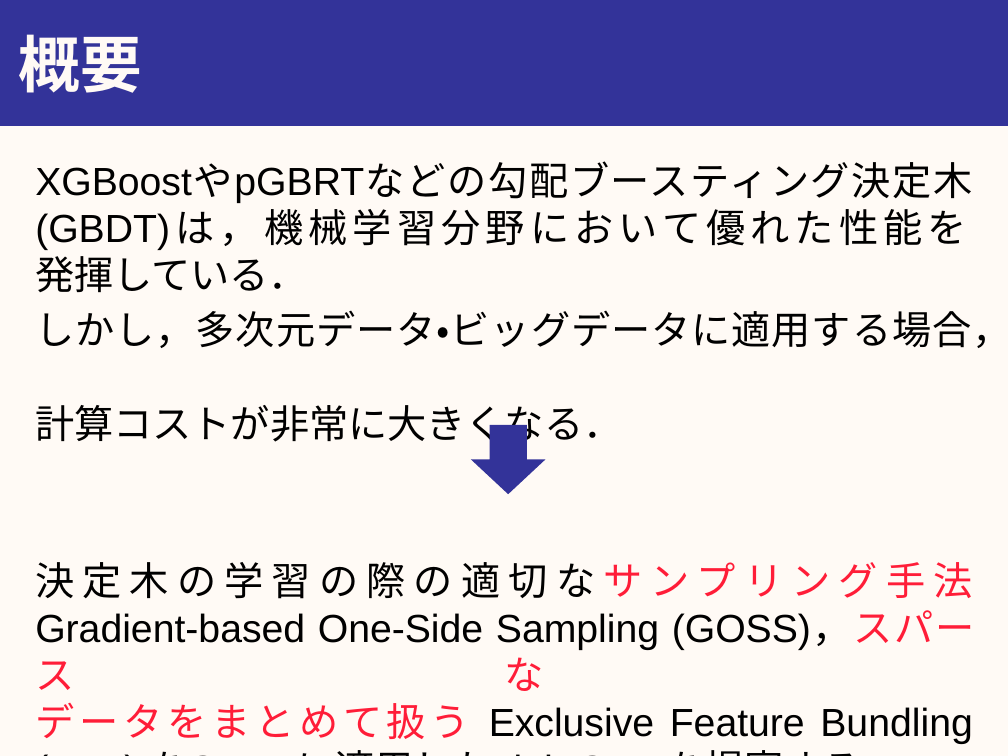
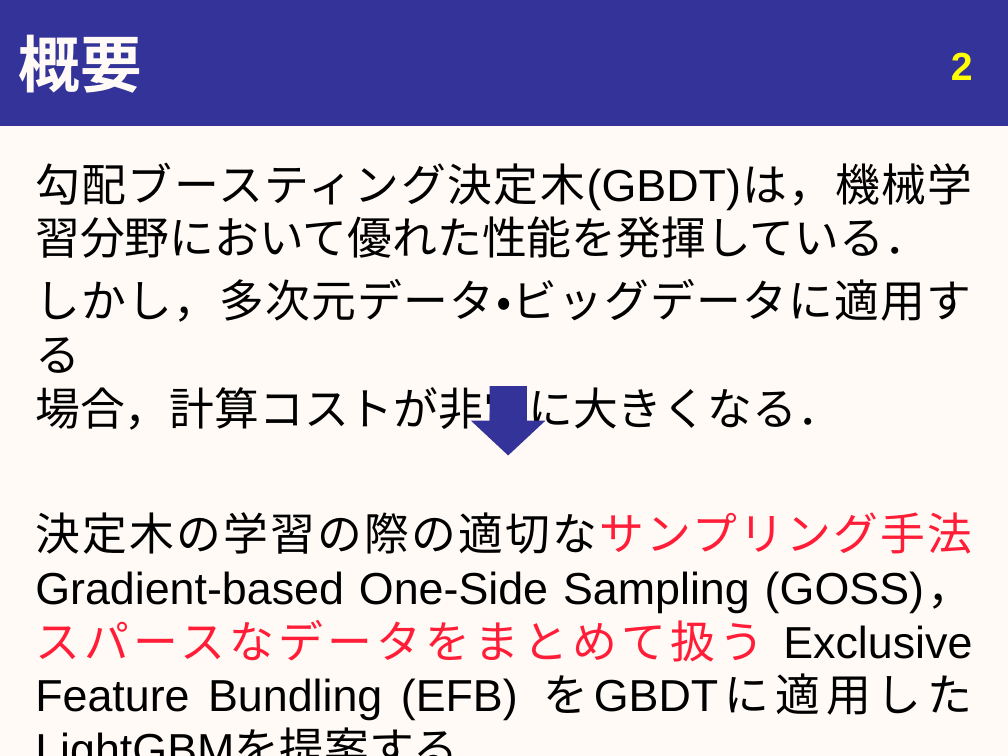
Before and after one commit to youle921/Slide-maintain, a slide deck: slide 2 of slide_0904/20190904_urita_eng.pptx. Drawn at 1008x756 pixels with LibreOffice and Linux fonts; fonts in the diff are those of the drawing. Boxes give left, top, right and bottom in pixels: in the first picture for what was removed or moved away, otherwise in the second. Text is boxed around its words. In the diff, an @@ line names an element or a change of style, - is before the commit and + after.

```diff
--- a/slide_0904/20190904_urita_eng.pptx
+++ b/slide_0904/20190904_urita_eng.pptx
@@ page number added at [951,52,973,80], 28 pt, text #FFFF00, bold @@
+2
@@ text at [35,162,973,720]: text changed; size 28 to 32 pt @@
-XGBoostやpGBRTなどの勾配ブースティング決定木(GBDT)は，機械学習分野において優れた性能を
-発揮している．
-しかし，多次元データ・ビッグデータに適用する場合，
-計算コストが非常に大きくなる．
-決定木の学習の際の適切なサンプリング手法Gradient-based One-Side Sampling (GOSS)，スパースな
-データをまとめて扱う Exclusive Feature Bundling (EFB) をGBDTに適用したLightGBMを提案する．
+勾配ブースティング決定木(GBDT)は，機械学習分野において優れた性能を発揮している．
+しかし，多次元データ・ビッグデータに適用する
+場合，計算コストが非常に大きくなる．
+決定木の学習の際の適切なサンプリング手法Gradient-based One-Side Sampling (GOSS)，スパースなデータをまとめて扱う Exclusive Feature Bundling (EFB) をGBDTに適用したLightGBMを提案する．
@@ down arrow: place and size @@
-down arrow at [471,424,545,494]
+down arrow at [471,386,545,456]
```
Also in this commit, not shown: 4 other slides changed, 26 slides added, 1 slide removed, 1 other file.
